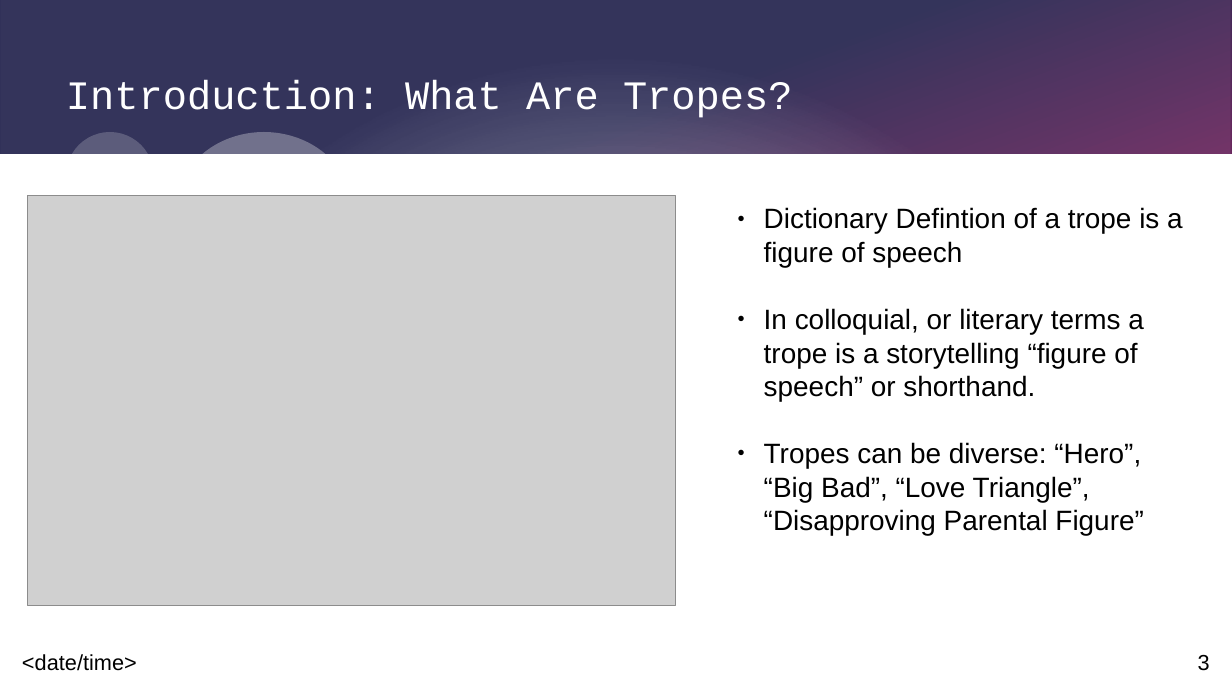
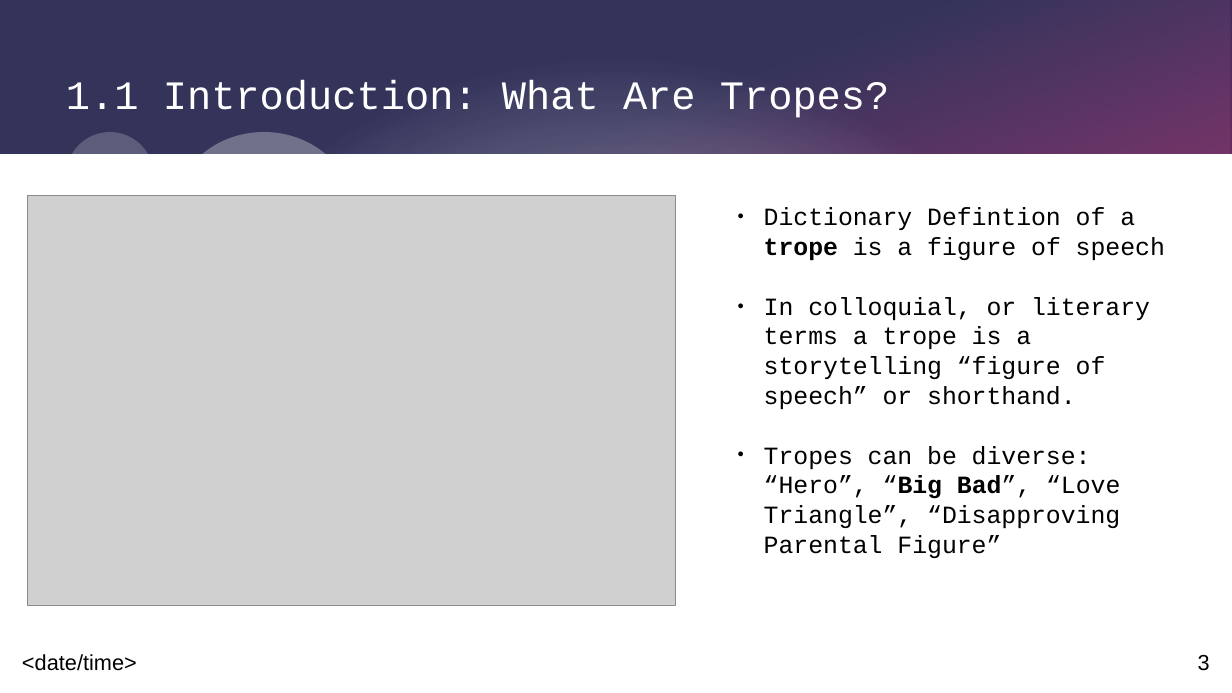
Before and after one commit to SacredFisher/Python_Project, a slide deck: slide 3 of SrikarP_FilmProject.pptx. Drawn at 1232x693 pixels with LibreOffice and Linux fonts; fonts in the diff are those of the drawing; grey boxes stand for pictures. Boxes give left, top, right and bottom in pixels: in the first picture for what was removed or moved away, otherwise in the second. Text is boxed around its words. In the diff, an @@ line names an element or a change of style, - is before the commit and + after.

Commit message:
Polish off Figures and Fonts

```diff
--- a/SrikarP_FilmProject.pptx
+++ b/SrikarP_FilmProject.pptx
@@ title at (66, 80, 889, 118): text changed @@
-Introduction: What Are Tropes?
+1.1 Introduction: What Are Tropes?
@@ text "Dictionary Defintion of a trope ..." at (764, 207, 1165, 528): size 18 to 16 pt, font Arial to Courier New; bold on in "trope", "“Big Bad”," @@
```
Also in this commit, not shown: 10 other slides changed, 1 slide added, 1 slide removed, 1 other file.
